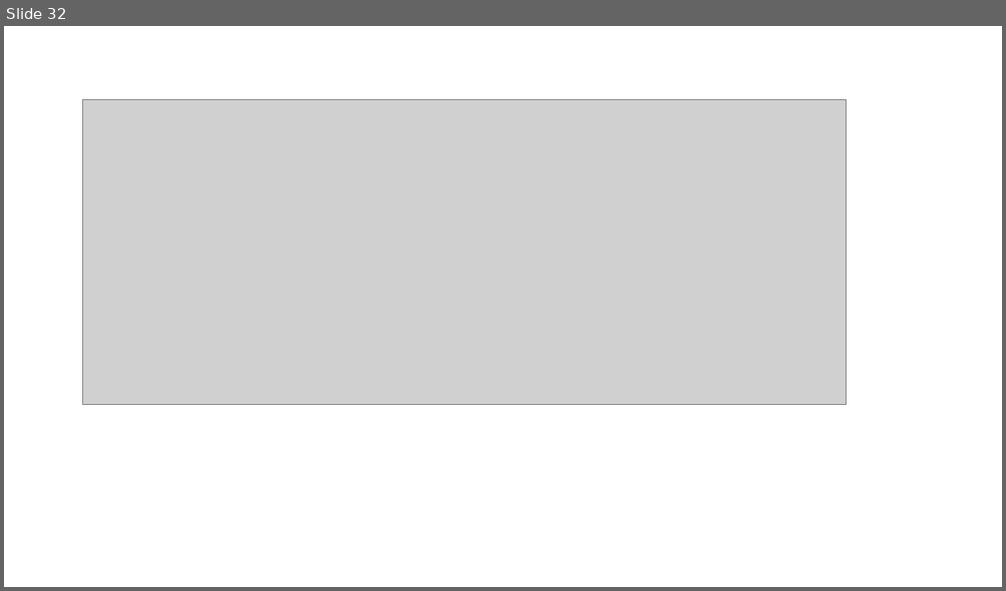
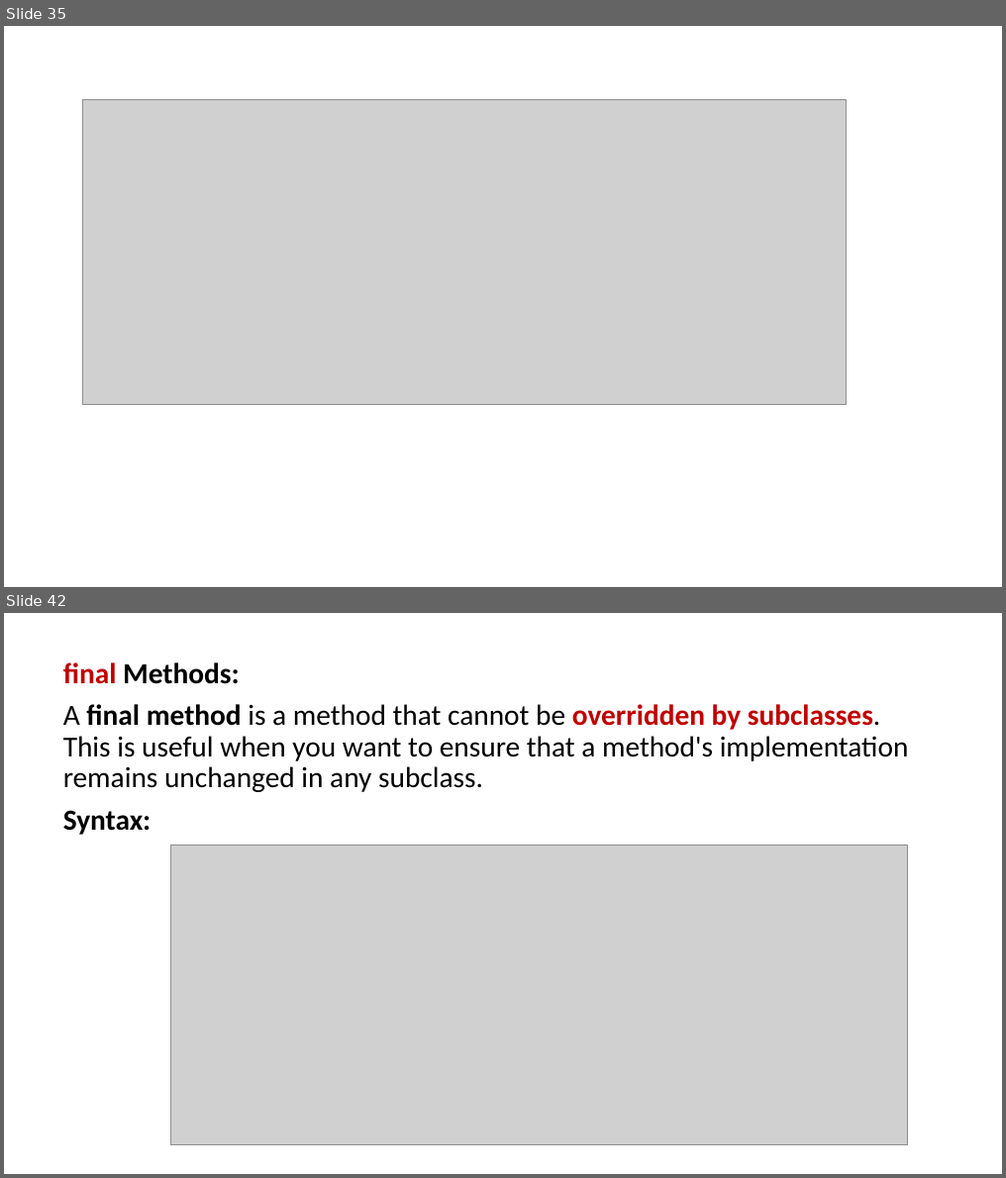
Before and after one commit to PRAMOD-VISHNU-NAIK/MCA-2nd-Sem-Shridevi-College, a slide deck: Theory Class-Notes/New.pptx. Shown one above the other, each under a label of ours: slide 32 before the commit, slides 35 and 42 after it; the slides between them are not shown. The pictures are 1006x591 and 1006x1178 pixels, drawn with LibreOffice and Linux fonts; fonts in the diff are those of the drawing; grey boxes stand for pictures. Boxes give left, top, right and bottom in pixels: in the first picture for what was removed or moved away, otherwise in the second. Text is boxed around its words. In the diff, an @@ line names an element or a change of style, - is before the commit and + after.

```diff
--- a/Theory Class-Notes/New.pptx
+++ b/Theory Class-Notes/New.pptx
@@ slide 42 added at bbox=[4, 613, 1002, 1174], background #FFFFFF @@
@@ text added at bbox=[63, 663, 909, 835], 28 pt, text #000000 @@
+final Methods:
+A final method is a method that cannot be overridden by subclasses. This is useful when you want to ensure that a method's implementation remains unchanged in any subclass.
+Syntax:
@@ picture added at bbox=[170, 845, 908, 1146] @@
@@ what was slide 32 is now slide 35 @@
```
Also in this commit, not shown: 1 slide changed, 14 other slides added, 2 other files.
